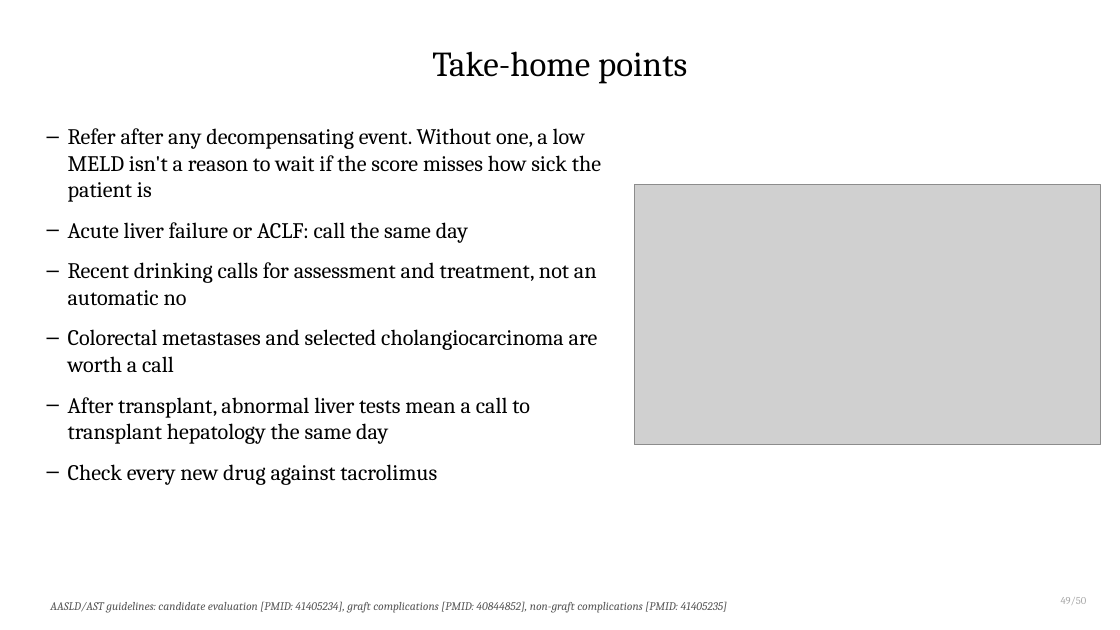
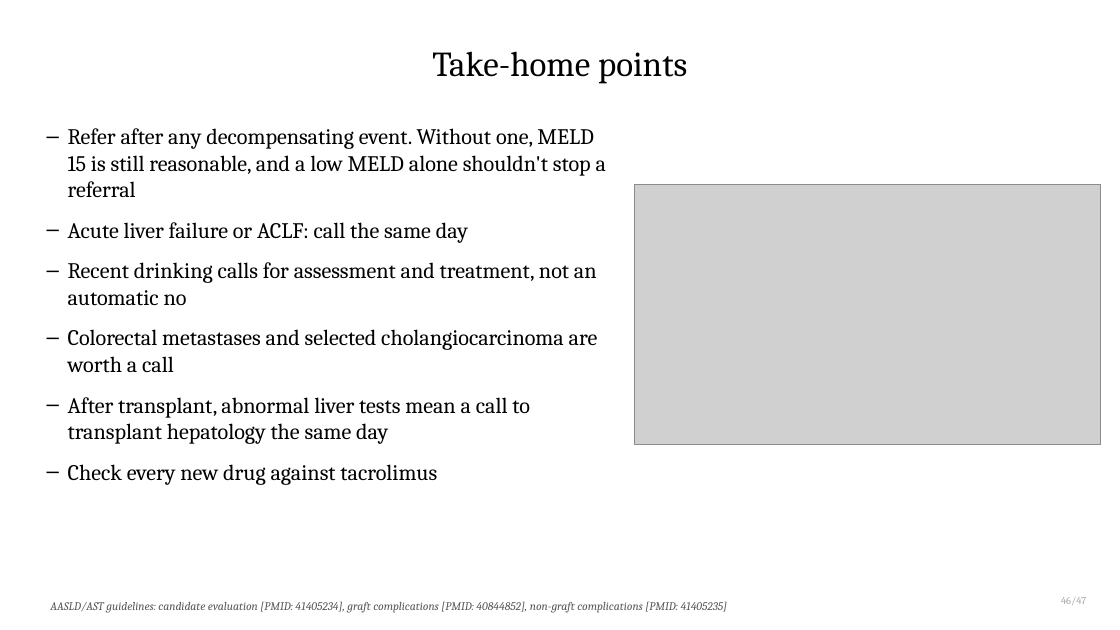
Before and after one commit to qaddodi/mohammad-almeqdadi-lectures, a slide deck: slide 50 of lectures/liver-transplant-grand-rounds-mmc-2026/Liver Transplantation When to Refer and Whats New.pptx (slide 53 before the commit). Drawn at 1120x630 pixels with LibreOffice and Linux fonts; fonts in the diff are those of the drawing; grey boxes stand for pictures. Boxes give left, top, right and bottom in pixels: in the first picture for what was removed or moved away, otherwise in the second. Text is boxed around its words. In the diff, an @@ line names an element or a change of style, - is before the commit and + after.

```diff
--- a/lectures/liver-transplant-grand-rounds-mmc-2026/Liver Transplantation When to Refer and Whats New.pptx
+++ b/lectures/liver-transplant-grand-rounds-mmc-2026/Liver Transplantation When to Refer and Whats New.pptx
@@ text at box(68, 128, 606, 197): text changed @@
-– Refer after any decompensating event. Without one, a low MELD isn't a reason to wait if the score misses how sick the patient is
+– Refer after any decompensating event. Without one, MELD 15 is still reasonable, and a low MELD alone shouldn't stop a referral
@@ text at box(1061, 597, 1086, 605): text changed @@
-49/50
+46/47
```
Also in this commit, not shown: 53 other slides changed, 2 slides added, 3 slides removed, 4 other files.
